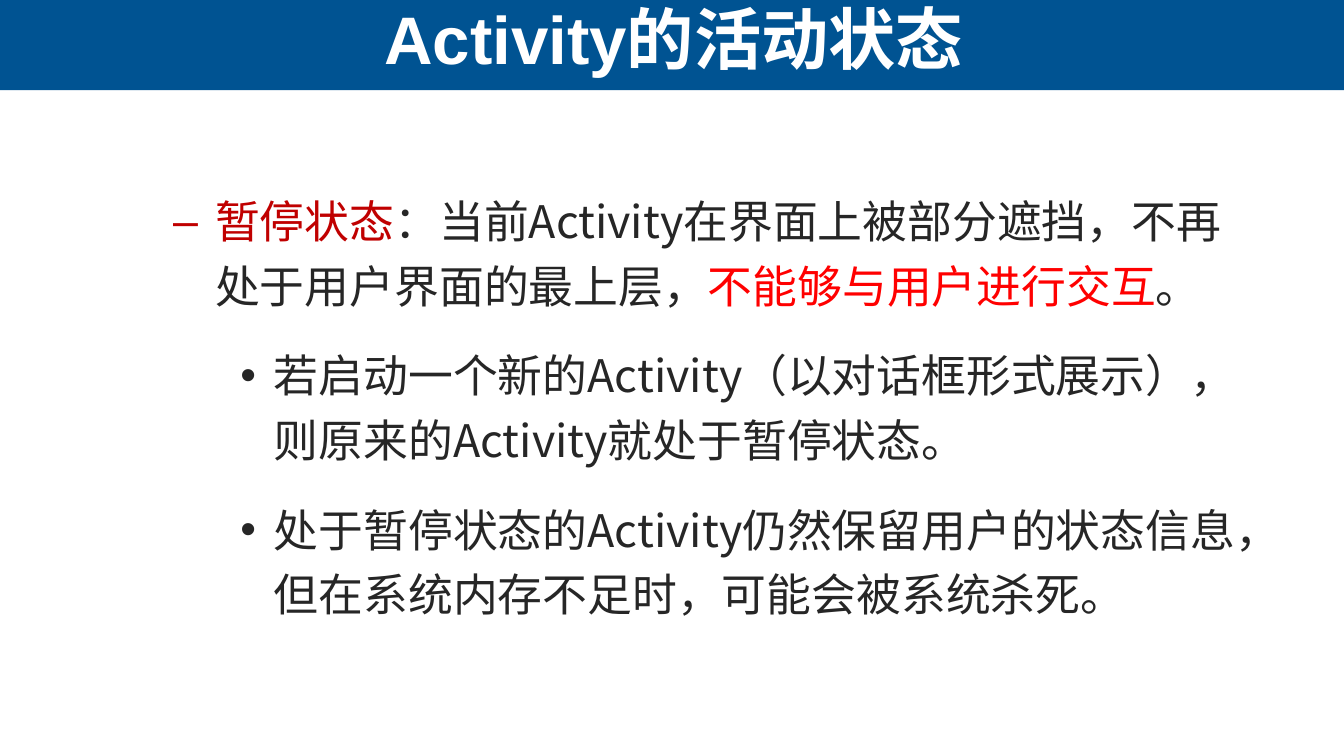
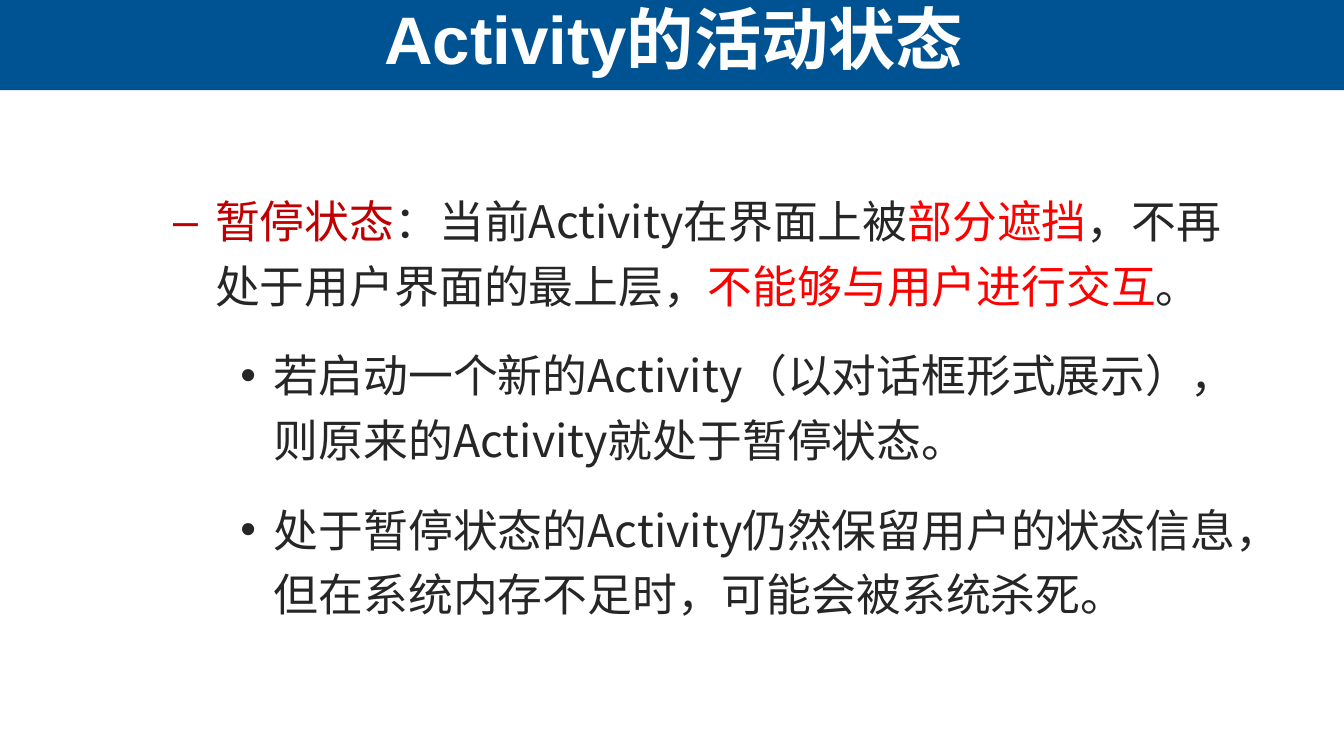
Before and after one commit to lihuanzhen2016/app-testing, a slide deck: slide 28 of PPT/07 四大组件-Activity.pptx. Drawn at 1344x756 pixels with LibreOffice and Linux fonts; fonts in the diff are those of the drawing. Boxes give left, top, right and bottom in pixels: in the first picture for what was removed or moved away, otherwise in the second. Text is boxed around its words. In the diff, an @@ line names an element or a change of style, - is before the commit and + after.

```diff
--- a/PPT/07 四大组件-Activity.pptx
+++ b/PPT/07 四大组件-Activity.pptx
@@ text at (x1=215, y1=200, x2=1221, y2=308): text colour #262626 to #FF0000 in "暂停状态：当前Activity在界面上被部分遮挡，不再处于用户界面的最上层，不能够与用户进行交互。" @@
```
Also in this commit, not shown: 1 other slide changed, 1 slide added, 1 slide removed, 1 other file.
